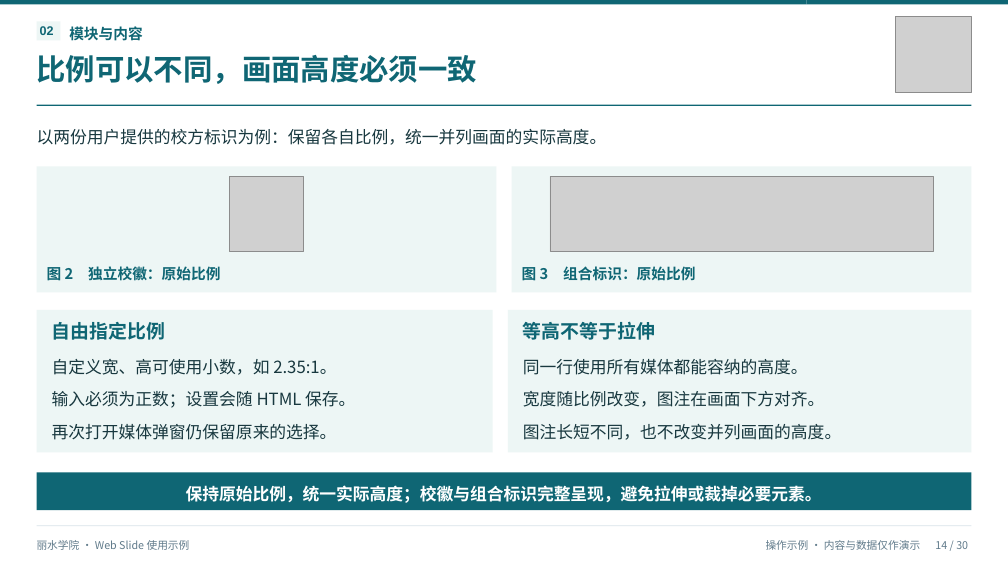
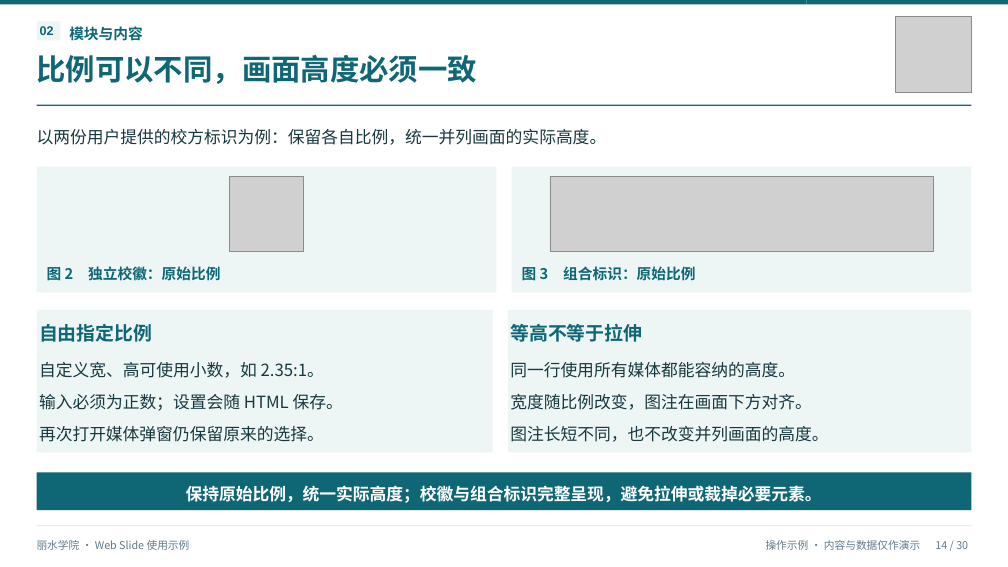
Before and after one commit to lbsun1999/html2ppt-web-slide, a slide deck: slide 14 of output/丽水学院_WebSlide制作与演示指南.pptx. Drawn at 1008x567 pixels with LibreOffice and Linux fonts; fonts in the diff are those of the drawing; grey boxes stand for pictures. Boxes give left, top, right and bottom in pixels: in the first picture for what was removed or moved away, otherwise in the second. Text is boxed around its words. In the diff, an @@ line names an element or a change of style, - is before the commit and + after.

Commit message:
feat: modularize profile and plan editing and fix PPTX text export

```diff
--- a/output/丽水学院_WebSlide制作与演示指南.pptx
+++ b/output/丽水学院_WebSlide制作与演示指南.pptx
@@ text "自由指定比例": place and size @@
-text "自由指定比例" at [52, 322, 165, 340]
+text "自由指定比例" at [39, 324, 152, 342]
@@ text "等高不等于拉伸": place and size @@
-text "等高不等于拉伸" at [523, 321, 655, 340]
+text "等高不等于拉伸" at [510, 323, 642, 342]
@@ text "自定义宽、高可使用小数，如 2.35:1。": place and size @@
-text "自定义宽、高可使用小数，如 2.35:1。" at [52, 359, 336, 375]
+text "自定义宽、高可使用小数，如 2.35:1。" at [39, 362, 324, 378]
@@ text "同一行使用所有媒体都能容纳的高度。": place and size @@
-text "同一行使用所有媒体都能容纳的高度。" at [523, 359, 808, 375]
+text "同一行使用所有媒体都能容纳的高度。" at [510, 362, 795, 378]
@@ text "输入必须为正数；设置会随 HTML 保存。": place and size @@
-text "输入必须为正数；设置会随 HTML 保存。" at [52, 391, 355, 408]
+text "输入必须为正数；设置会随 HTML 保存。" at [39, 394, 343, 411]
@@ text "宽度随比例改变，图注在画面下方对齐。": place and size @@
-text "宽度随比例改变，图注在画面下方对齐。" at [523, 391, 825, 407]
+text "宽度随比例改变，图注在画面下方对齐。" at [510, 394, 812, 410]
@@ text "再次打开媒体弹窗仍保留原来的选择。": place and size @@
-text "再次打开媒体弹窗仍保留原来的选择。" at [52, 424, 337, 440]
+text "再次打开媒体弹窗仍保留原来的选择。" at [39, 426, 324, 442]
@@ text "图注长短不同，也不改变并列画面的高度。": place and size @@
-text "图注长短不同，也不改变并列画面的高度。" at [523, 424, 841, 440]
+text "图注长短不同，也不改变并列画面的高度。" at [510, 426, 828, 442]
```
Also in this commit, not shown: 18 other slides changed, 54 other files.
